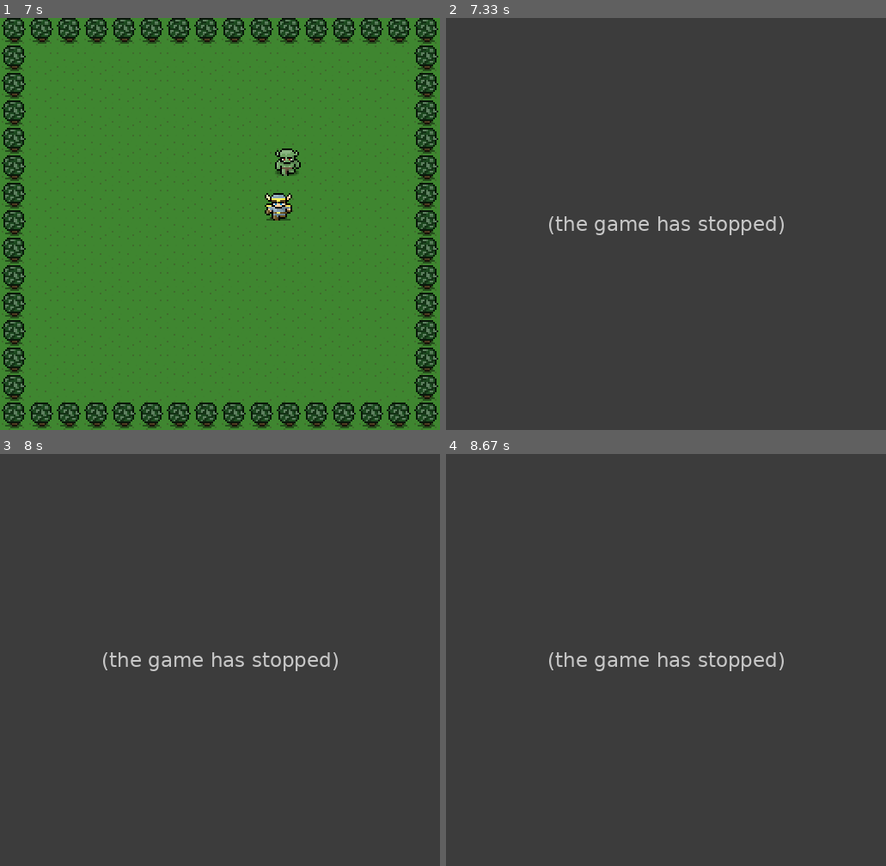
Above: before the commit, frames 1-4 (two rows, left to right).
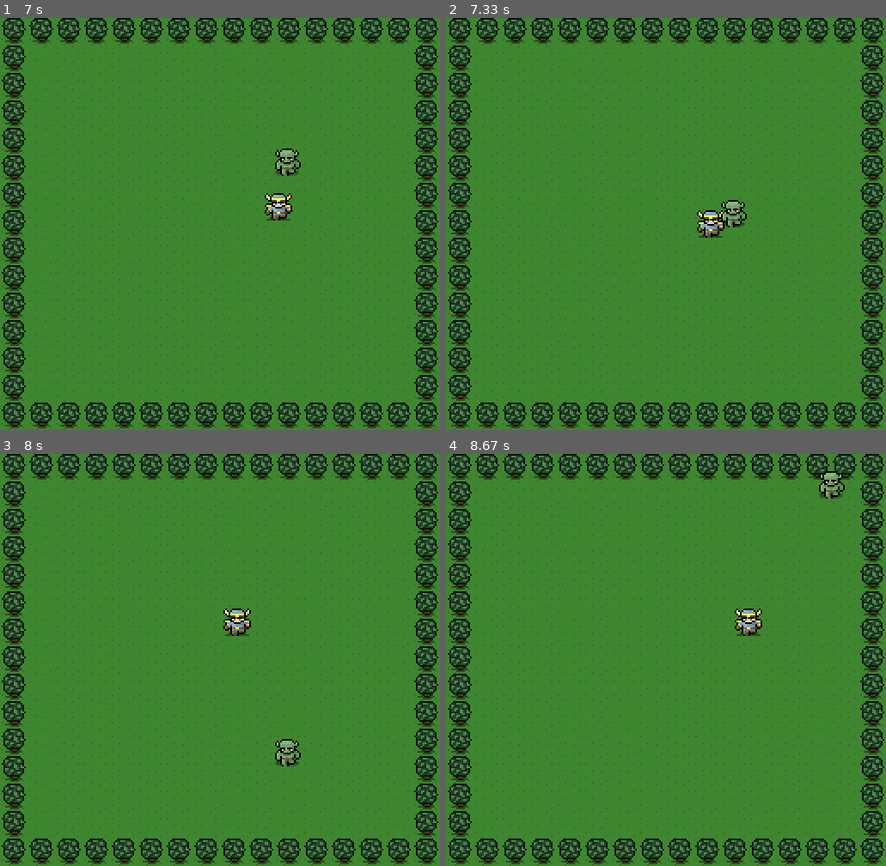
Above: after the commit, the same moments.

Repository: Vurolock/digitalcrafts-pygame-game
Game: pygame game, started from catch_the_monster.py
Two runs of this game, one before a commit and one after it. Both use one fixed random seed, a clock stepped at 60 frames per second and the inputs below. The source is Python 2; it was converted automatically to run under Python 3.
Inputs:
- Up to frame 1 (7 s): hold Right 0.33-0.8 s; hold Up 0.83-1.13 s; hold Right 1.17-1.63 s; hold Left 1.67-2.2 s; hold Down 2.23-2.53 s; hold Left 2.57-2.97 s; hold Up 3-3.37 s; hold Right 3.4-4.03 s; hold Down 4.07-4.43 s; hold Left 4.47-4.93 s; hold Right 4.97-5.43 s; hold Up 5.47-5.77 s; hold Right 5.8-6.27 s; hold Left 6.3-6.83 s; hold Down from 6.87 s (still down)
- Up to frame 2 (7.33 s): release Down at 7.17 s; hold Left from 7.2 s (still down)
- Up to frame 3 (8 s): release Left at 7.6 s; hold Up from 7.63 s (still down)
- Up to frame 4 (8.67 s): release Up at 8 s; hold Right from 8.03 s (still down)

Frame 1 is identical in both runs. In frame 2, 100% of the frame differs, in the area x 0-100%, y 0-100%; in frame 3, 100%; in frame 4, 100%.
Before the commit the program exited at 7.25 s; later frames show no game.

Commit message:
Created super class 'Character' for Hero and Monster

Diff:
--- a/catch_the_monster.py
+++ b/catch_the_monster.py
@@ -2,33 +2,33 @@
 import random
 #import threading
 
-class Hero(object):
+class Character(object):
     def __init__(self):
+        self.speed_x = 0
+        self.speed_y = 0
+
+    def draw(self, screen):
+        screen.blit(self.image, (self.x, self.y))
+
+class Hero(Character):
+    def __init__(self):
+        super(Hero, self).__init__()
         self.image = pygame.image.load('images/hero.png')
         self.x = 240
         self.y = 224
         self.base_speed = 2
-        self.speed_x = 0
-        self.speed_y = 0
 
     def update(self):
         self.x += self.speed_x
         self.y += self.speed_y
 
-    def draw(self, screen):
-        screen.blit(self.image, (self.x, self.y))
-
-class Monster(object):
+class Monster(Character):
     def __init__(self):
+        super(Monster, self).__init__()
         self.image = pygame.image.load('images/monster.png')
         self.x = 53
         self.y = 50
         self.base_speed = 3
-        self.speed_x = 0
-        self.speed_y = 0
-
-    def draw(self, screen):
-        screen.blit(self.image, (self.x, self.y))
 
 def main():
     width = 512
@@ -156,13 +156,13 @@
                 monster.speed_x = -monster.base_speed
 
         # Hero collision
-        if hero.x + 24 < monster.x:
+        if hero.x + 20 < monster.x:
             pass
-        elif monster.x + 24 < hero.x:
+        elif monster.x + 20 < hero.x:
             pass
-        elif hero.y + 24 < monster.y:
+        elif hero.y + 20 < monster.y:
             pass
-        elif monster.y + 24 < hero.y:
+        elif monster.y + 20 < hero.y:
             pass
         else:
             print collide
